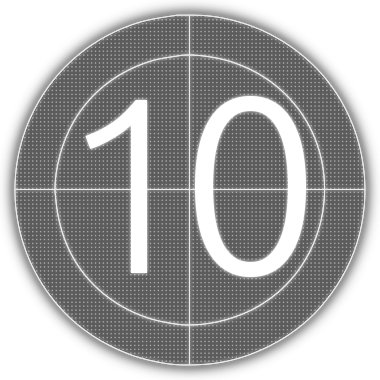
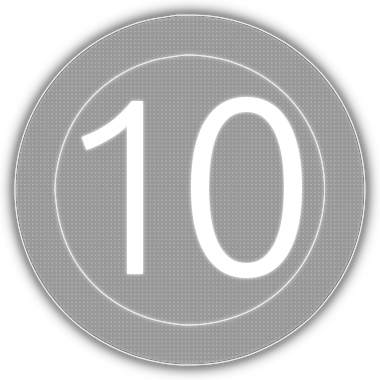
Layered file, before and after one edit (380px x 380px). Changes by layer:
removed layer "Digit copy" over [81,91,311,282]
painted on "Digit" over [77,92,307,283]
removed layer "Horizontal line copy" over [13,184,367,195]
removed layer "Horizontal line" over [15,189,365,190]
removed layer "Vertcial line copy" over [184,13,195,367]
removed layer "Vertcial line" over [189,15,190,365]
removed layer "Dots copy" over [16,15,364,365]
"Circle": opacity 80% → 50% over [15,15,365,365]
